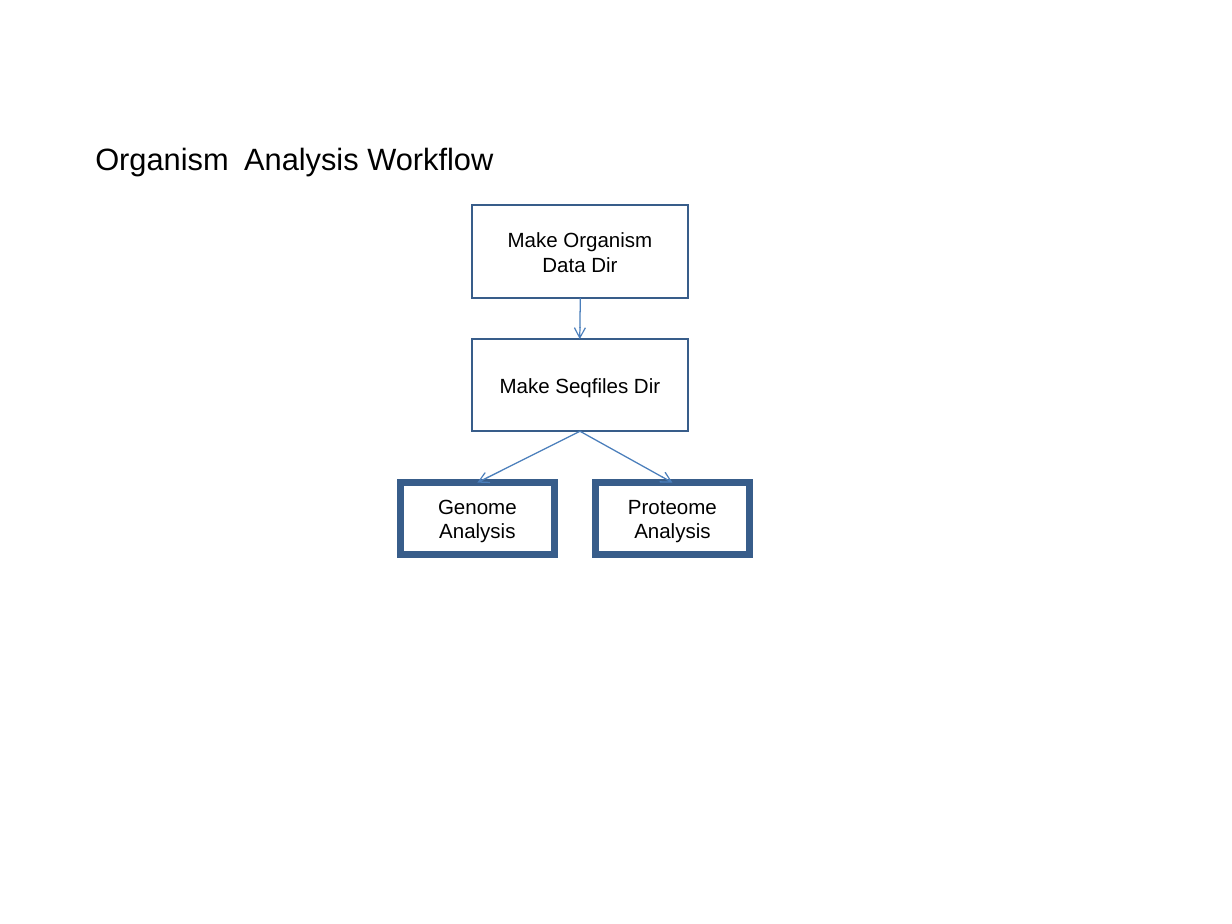
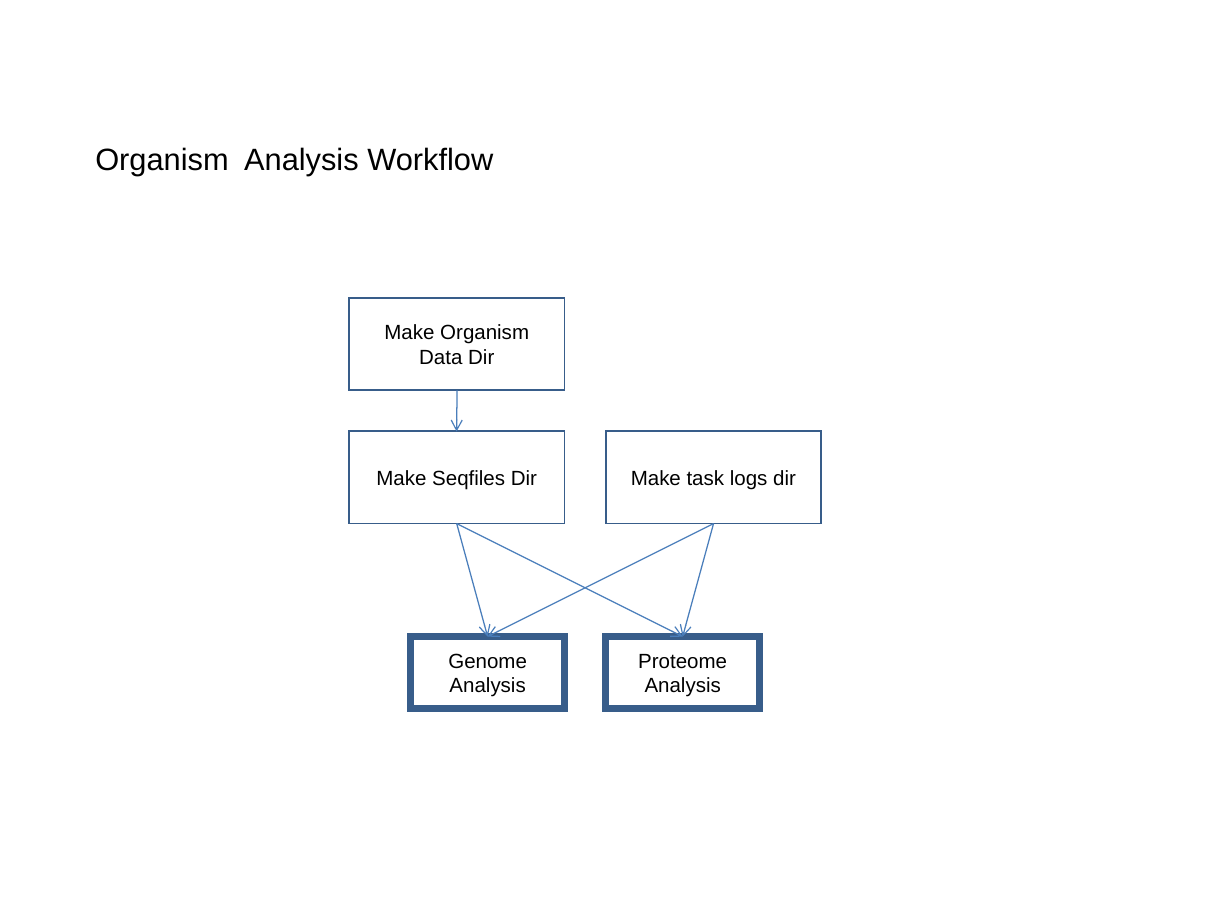
Before and after one commit to VEuPathDB/ApiCommonData, a slide deck: slide 3 of Load/doc/workflow/AnalysisWorkflow.ppt. Drawn at 1232x924 pixels with LibreOffice and Linux fonts; fonts in the diff are those of the drawing. Boxes give left, top, right and bottom in pixels: in the first picture for what was removed or moved away, otherwise in the second. Text is boxed around its words. In the diff, an @@ line names an element or a change of style, - is before the commit and + after.

```diff
--- a/Load/doc/workflow/AnalysisWorkflow.ppt
+++ b/Load/doc/workflow/AnalysisWorkflow.ppt
@@ rectangle "Make Organism Data Dir": place and size @@
-rectangle "Make Organism Data Dir" at [472,206,687,298]
+rectangle "Make Organism Data Dir" at [349,298,564,391]
@@ arrow moved from (580, 298) - (580, 339) to (457, 391) - (457, 431) @@
@@ rectangle "Make Seqfiles Dir": place and size @@
-rectangle "Make Seqfiles Dir" at [472,339,687,431]
+rectangle "Make Seqfiles Dir" at [349,431,564,524]
@@ rectangle added at [606,431,822,524], outline #385D8A 0.99 pt, 12 pt, text #000000 @@
+Make task logs dir
@@ arrow moved from (580, 431) - (673, 483) to (457, 524) - (683, 637) @@
@@ arrow moved from (580, 431) - (477, 483) to (457, 524) - (488, 637) @@
@@ arrow added from (713, 524) to (488, 637), #4A7EBB 0.74 pt @@
@@ arrow added from (713, 524) to (683, 637), #4A7EBB 0.74 pt @@
@@ rectangle "Genome Analysis": place and size @@
-rectangle "Genome Analysis" at [400,483,554,554]
+rectangle "Genome Analysis" at [410,637,564,708]
@@ rectangle "Proteome Analysis": place and size @@
-rectangle "Proteome Analysis" at [595,483,749,554]
+rectangle "Proteome Analysis" at [606,637,760,708]
```
Also in this commit, not shown: 2 other slides changed, 7 other files.
